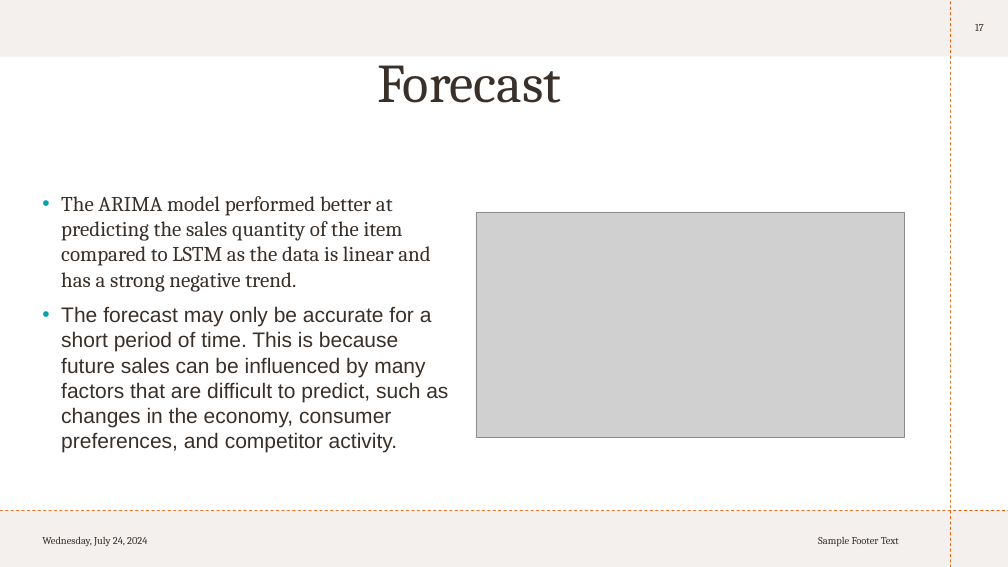
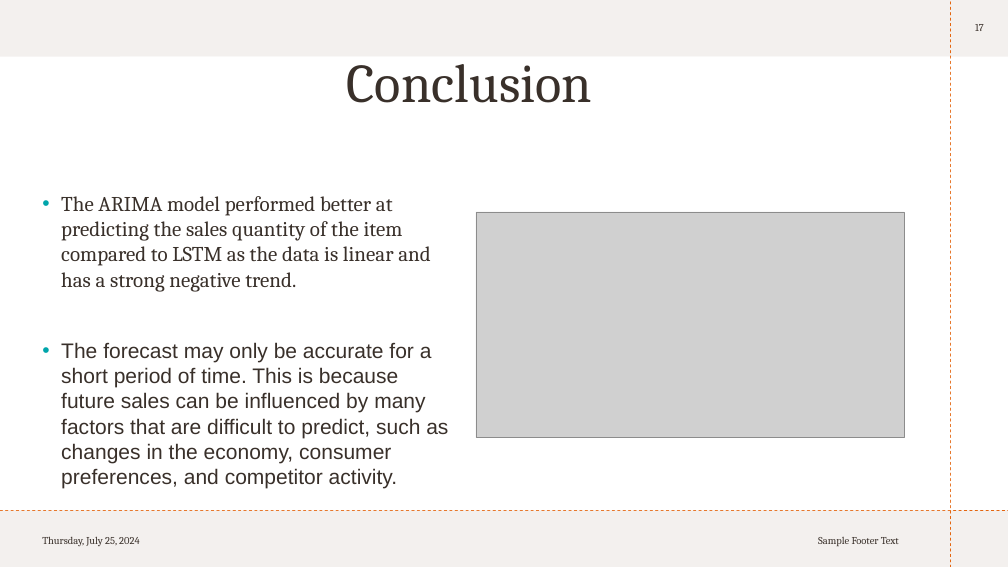
Before and after one commit to KarishmaFernandes/Forecasting-Future-Sales, a slide deck: slide 17 of sales Circly.pptx. Drawn at 1008x567 pixels with LibreOffice and Linux fonts; fonts in the diff are those of the drawing; grey boxes stand for pictures. Boxes give left, top, right and bottom in pixels: in the first picture for what was removed or moved away, otherwise in the second. Text is boxed around its words. In the diff, an @@ line names an element or a change of style, - is before the commit and + after.

```diff
--- a/sales Circly.pptx
+++ b/sales Circly.pptx
@@ title at <box>347,64,593,103</box>: text changed @@
-Forecast
+Conclusion
@@ text "The ARIMA model performed better ..." rewrapped from <box>61,196,448,453</box> to <box>61,196,448,489</box> @@
@@ text at <box>42,537,139,546</box>: text changed @@
-Wednesday, July 24, 2024
+Thursday, July 25, 2024
```
Also in this commit, not shown: 16 other slides changed.
